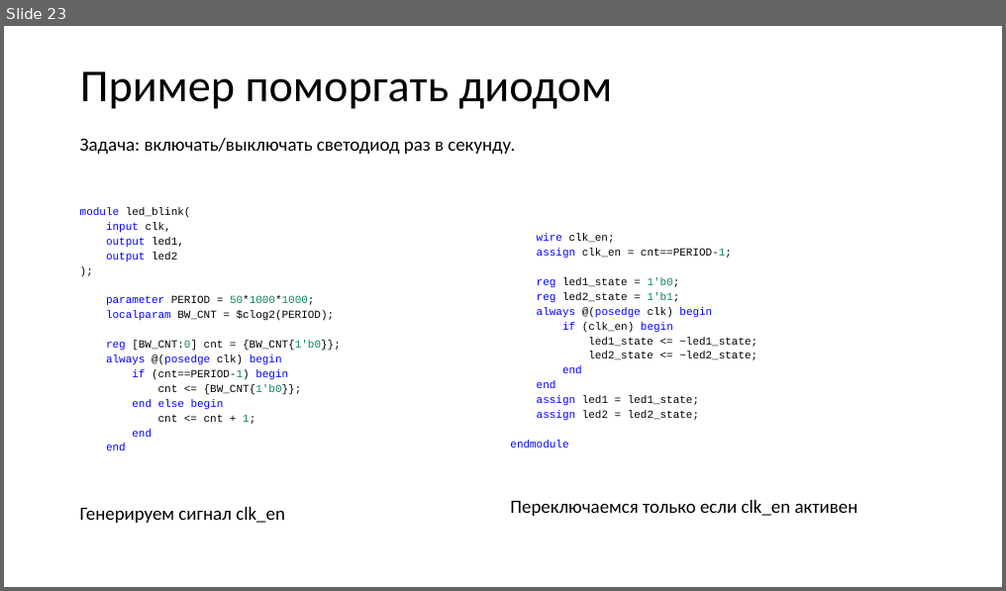
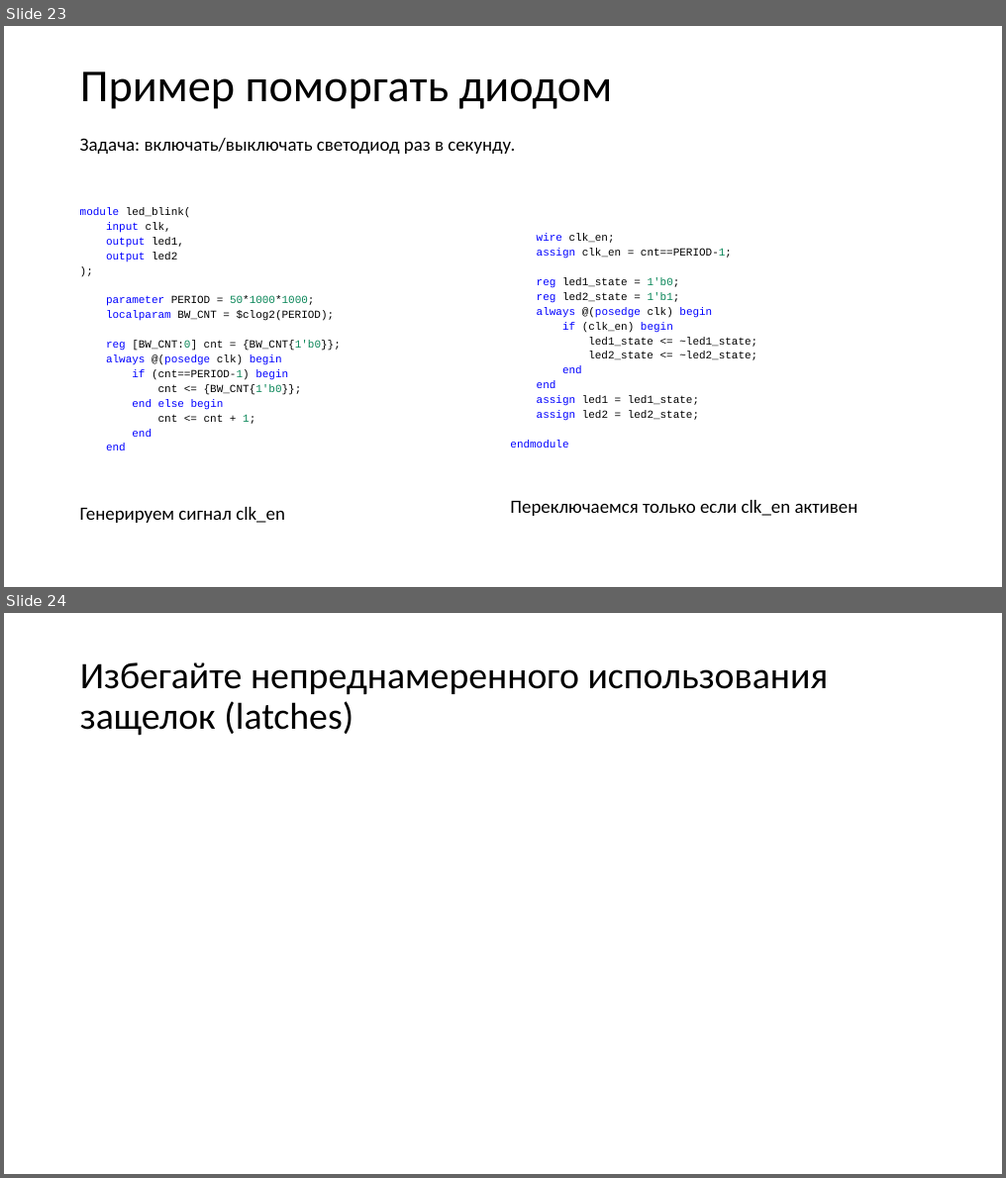
Before and after one commit to BusseAA/FPGA_course, a slide deck: lectures/02_verilog_syntax/02_verilog_syntax.pptx. Shown one above the other, each under a label of ours: slide 23 before the commit, slides 23 and 24 after it. The pictures are 1006x591 and 1006x1178 pixels, drawn with LibreOffice and Linux fonts; fonts in the diff are those of the drawing. Boxes give left, top, right and bottom in pixels: in the first picture for what was removed or moved away, otherwise in the second. Text is boxed around its words. In the diff, an @@ line names an element or a change of style, - is before the commit and + after.

Commit message:
lecture 3

```diff
--- a/lectures/02_verilog_syntax/02_verilog_syntax.pptx
+++ b/lectures/02_verilog_syntax/02_verilog_syntax.pptx
@@ slide 24 added at (4,613,1002,1174), background #FFFFFF @@
@@ title added at (80,663,829,736), 36 pt, text #000000 @@
+Избегайте непреднамеренного использования защелок (latches)
```
Also in this commit, not shown: 16 other files.
